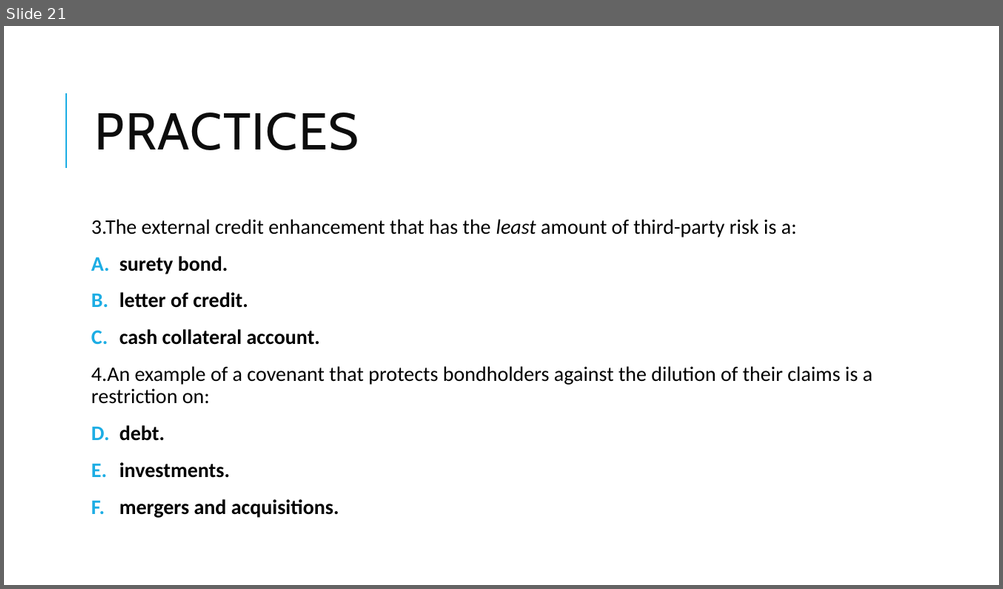
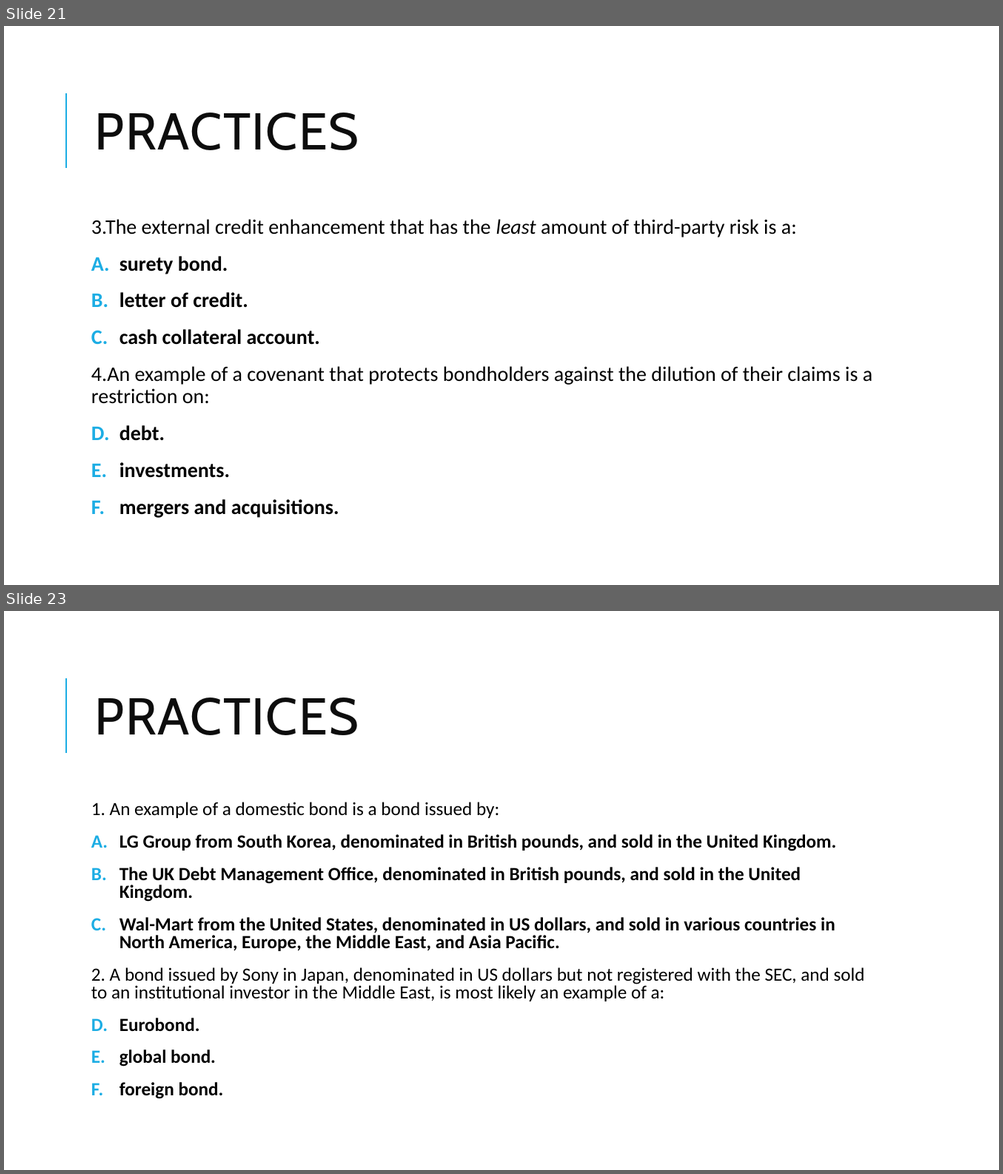
Before and after one commit to Isco0530/data, a slide deck: Fixed Income.pptx. Shown one above the other, each under a label of ours: slide 21 before the commit, slides 21 and 23 after it; the slides between them are not shown. The pictures are 1003x589 and 1003x1174 pixels, drawn with LibreOffice and Linux fonts; fonts in the diff are those of the drawing; background and template pictures are left out. Boxes give left, top, right and bottom in pixels: in the first picture for what was removed or moved away, otherwise in the second. Text is boxed around its words. In the diff, an @@ line names an element or a change of style, - is before the commit and + after.

```diff
--- a/Fixed Income.pptx
+++ b/Fixed Income.pptx
@@ slide 23 added at (x1=4, y1=611, x2=999, y2=1170), background #FFFFFF @@
@@ line added from (66, 753) to (66, 678), #1CADE4 1.5 pt @@
@@ title added at (x1=95, y1=698, x2=358, y2=735), 50 pt, text #0D0D0D @@
+PRACTICES
@@ text added at (x1=91, y1=802, x2=865, y2=1099), 18 pt, text #000000, bold @@
+1. An example of a domestic bond is a bond issued by:
+A. LG Group from South Korea, denominated in British pounds, and sold in the United Kingdom.
+B. The UK Debt Management Office, denominated in British pounds, and sold in the United Kingdom.
+C. Wal-Mart from the United States, denominated in US dollars, and sold in various countries in North America, Europe, the Middle East, and Asia Pacific.
+2. A bond issued by Sony in Japan, denominated in US dollars but not registered with the SEC, and sold to an institutional investor in the Middle East, is most likely an example of a:
+A. Eurobond.
+B. global bond.
+C. foreign bond.
```
Also in this commit, not shown: 3 other slides added.
